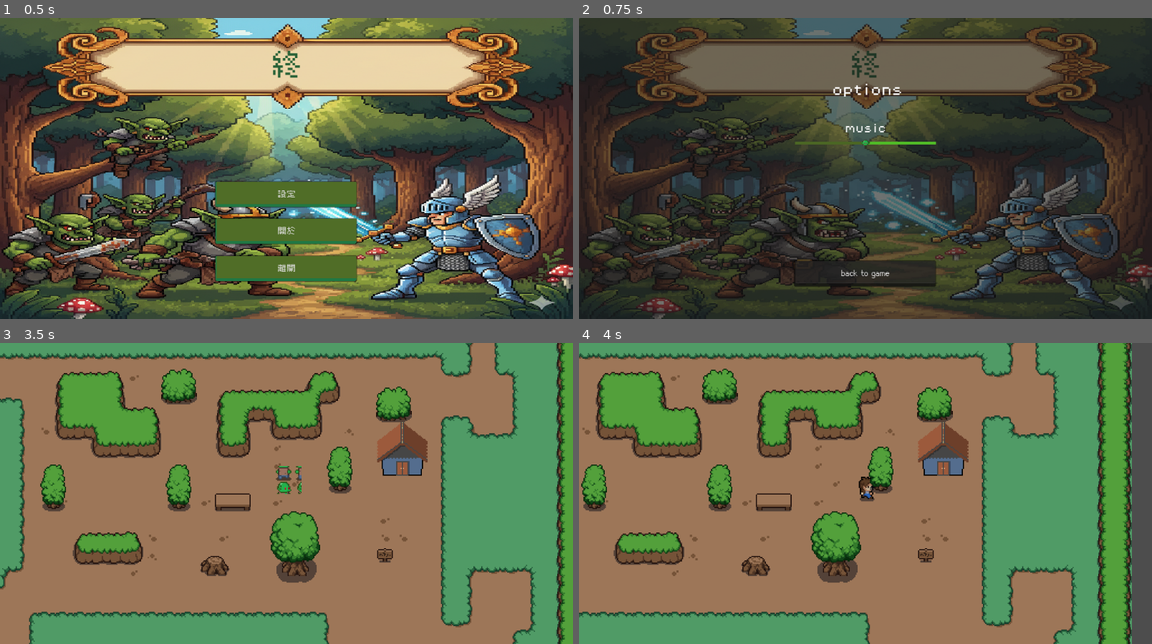
Above: before the commit, frames 1-4 (two rows, left to right).
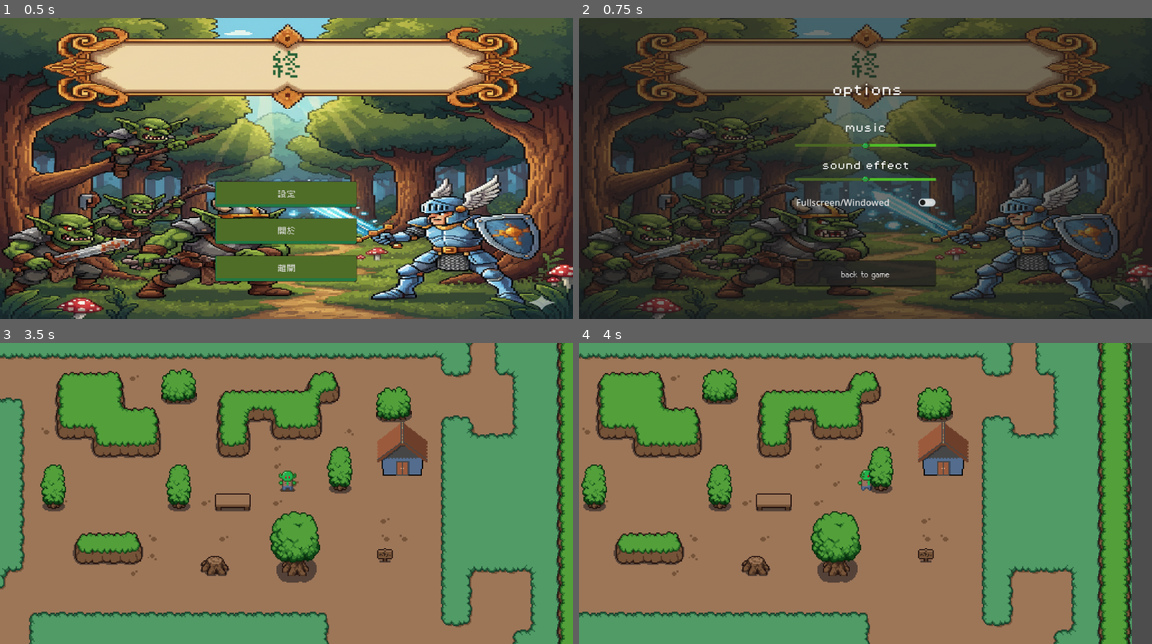
Above: after the commit, the same moments.

Repository: iamkuo/godot_test
Game: Godot game, scene res://scenes/game.tscn
The game is run twice, just before and just after one commit, with the same random seed, the same clock (stepped at 60 frames per second) and the same inputs.
Inputs:
- Up to frame 1 (0.5 s): no input
- Up to frame 2 (0.75 s): click "設定" at 0.5 s
- Up to frame 3 (3.5 s): click "back to game" at 1.25 s; click "開始遊戲" at 2 s; click "開始遊戲" at 2.75 s
- Up to frame 4 (4 s): tap Enter (ui_accept) at 3.5, 3.77, 3.8 s; hold Right (ui_right) from 3.53 s (still down); tap E (interact, bound only after the commit) at 3.6 s

Frame 1 is identical in both runs. In frame 2, 1.1% of the frame differs, in the area x 37-63%, y 34-87%; in frame 3, 0.3%; in frame 4, 0.2%.

Commit message:
更新主畫面及主角動畫素材，更改告示牌開啟方式，修復告示牌介面閃爍bug，製作多告示牌系統中

Diff:
--- a/project.godot
+++ b/project.godot
@@ -60,6 +60,11 @@
 , Object(InputEventKey,"resource_local_to_scene":false,"resource_name":"","device":-1,"window_id":0,"alt_pressed":false …(183 unchanged characters)…
 ]
 }
+interact={
+"deadzone": 0.2,
+"events": [Object(InputEventKey,"resource_local_to_scene":false,"resource_name":"","device":-1,"window_id":0,"alt_pressed":false,"shift_pressed":false,"ctrl_pressed":false,"meta_pressed":false,"pressed":false,"keycode":0,"physical_keycode":69,"key_label":0,"unicode":101,"location":0,"echo":false,"script":null)
+]
+}
 
 [layer_names]
 
--- a/scenes/game.tscn
+++ b/scenes/game.tscn
@@ -208,7 +208,7 @@
 
 [sub_resource type="LabelSettings" id="LabelSettings_400sg"]
 font = ExtResource("2_78awf")
-font_size = 36
+font_size = 48
 
 [node name="Game" type="Node2D"]
 
@@ -236,6 +236,7 @@
 unique_name_in_owner = true
 
 [node name="Dialog" type="Panel" parent="Gui"]
+visible = false
 anchors_preset = -1
 anchor_top = 0.5
 anchor_right = 1.0
@@ -254,7 +255,7 @@
 grow_horizontal = 2
 grow_vertical = 2
 
-[node name="start" type="Label" parent="Gui/Dialog/HBoxContainer"]
+[node name="Start" type="Label" parent="Gui/Dialog/HBoxContainer"]
 layout_mode = 2
 size_flags_vertical = 0
 text = "▶"
@@ -266,10 +267,10 @@
 size_flags_vertical = 1
 text = "Never gonna give you up never gonna let you down"
 label_settings = SubResource("LabelSettings_kiw3p")
-autowrap_mode = 2
+autowrap_mode = 3
 clip_text = true
 
-[node name="Name" type="Label" parent="Gui/Dialog/HBoxContainer"]
+[node name="End" type="Label" parent="Gui/Dialog/HBoxContainer"]
 layout_mode = 2
 size_flags_horizontal = 8
 size_flags_vertical = 8
--- a/scenes/main_menu.tscn
+++ b/scenes/main_menu.tscn
@@ -129,20 +129,12 @@
 font_size = 52
 font_color = Color(0.1528835, 0.3804639, 0.2132208, 1)
 
-[sub_resource type="StyleBoxLine" id="StyleBoxLine_8ln24"]
-color = Color(0.3137255, 0.7294118, 0.15294118, 1)
-thickness = 5
-
-[sub_resource type="StyleBoxLine" id="StyleBoxLine_rtw2f"]
-color = Color(0.29358447, 0.39963317, 0.14063469, 1)
-thickness = 5
-
 [sub_resource type="Theme" id="Theme_l6cm7"]
 
 [sub_resource type="StyleBoxFlat" id="StyleBoxFlat_8ln24"]
 bg_color = Color(0.2159017, 0.21590173, 0.2159017, 0.49803922)
 border_width_left = 2
-border_width_bottom = 5
+border_width_bottom = 2
 border_color = Color(0.096204735, 0.09620475, 0.096204735, 0.5803922)
 corner_radius_top_left = 1
 corner_radius_top_right = 1
@@ -174,7 +166,29 @@
 shadow_color = Color(0.029506557, 0.029506557, 0.029506557, 0.45490196)
 shadow_size = 7
 
-[sub_resource type="StyleBoxEmpty" id="StyleBoxEmpty_ekxnf"]
+[sub_resource type="StyleBoxLine" id="StyleBoxLine_8ln24"]
+color = Color(0.3137255, 0.7294118, 0.15294118, 1)
+thickness = 5
+
+[sub_resource type="StyleBoxLine" id="StyleBoxLine_rtw2f"]
+color = Color(0.29358447, 0.39963317, 0.14063469, 1)
+thickness = 5
+
+[sub_resource type="StyleBoxEmpty" id="StyleBoxEmpty_rtw2f"]
+
+[sub_resource type="StyleBoxEmpty" id="StyleBoxEmpty_oa1go"]
+
+[sub_resource type="DPITexture" id="DPITexture_rtw2f"]
+_source = "<svg xmlns=\"http://www.w3.org/2000/svg\" width=\"32\" height=\"16\"><rect width=\"30\" height=\"14\" x=\"1\" y=\"1\" fill=\"#fff\" fill-opacity=\".37\" rx=\"7\"/><circle cx=\"24\" cy=\"8\" r=\"5\" fill=\"#1a1a1a\" fill-opacity=\".5\"/></svg>
+"
+
+[sub_resource type="DPITexture" id="DPITexture_oa1go"]
+_source = "<svg xmlns=\"http://www.w3.org/2000/svg\" width=\"32\" height=\"16\"><rect width=\"30\" height=\"14\" x=\"1\" y=\"1\" fill=\"#fff\" fill-opacity=\".75\" rx=\"7\"/><circle cx=\"8\" cy=\"8\" r=\"5\" fill=\"#1a1a1a\"/></svg>
+"
+
+[sub_resource type="DPITexture" id="DPITexture_tbmy8"]
+_source = "<svg xmlns=\"http://www.w3.org/2000/svg\" width=\"32\" height=\"16\"><rect width=\"30\" height=\"14\" x=\"1\" y=\"1\" fill=\"#fff\" fill-opacity=\".37\" rx=\"7\"/><circle cx=\"24\" cy=\"8\" r=\"5\" fill=\"#1a1a1a\" fill-opacity=\".5\"/></svg>
+"
 
 [sub_resource type="Theme" id="Theme_rtw2f"]
 
@@ -318,27 +332,6 @@
 grow_horizontal = 2
 grow_vertical = 2
 
-[node name="HSlider" type="HSlider" parent="Panel"]
-custom_minimum_size = Vector2(250, 0)
-layout_mode = 1
-anchors_preset = 8
-anchor_left = 0.5
-anchor_top = 0.5
-anchor_right = 0.5
-anchor_bottom = 0.5
-offset_left = -125.0
-offset_top = -59.0
-offset_right = 125.0
-offset_bottom = -32.0
-grow_horizontal = 2
-grow_vertical = 2
-theme_override_icons/grabber = ExtResource("5_oa1go")
-theme_override_icons/grabber_highlight = ExtResource("5_oa1go")
-theme_override_styles/slider = SubResource("StyleBoxLine_8ln24")
-theme_override_styles/grabber_area = SubResource("StyleBoxLine_rtw2f")
-theme_override_styles/grabber_area_highlight = SubResource("StyleBoxLine_rtw2f")
-value = 50.0
-
 [node name="options22" type="Label" parent="Panel"]
 layout_mode = 1
 anchors_preset = -1
@@ -371,25 +364,83 @@
 theme_override_styles/normal = SubResource("StyleBoxFlat_8ln24")
 theme_override_styles/pressed = SubResource("StyleBoxFlat_tbmy8")
 theme_override_styles/hover = SubResource("StyleBoxFlat_jk1qb")
-theme_override_styles/focus = SubResource("StyleBoxEmpty_ekxnf")
 text = "back to game"
 
-[node name="music sound" type="Label" parent="Panel"]
-layout_mode = 1
-anchors_preset = 8
-anchor_left = 0.5
-anchor_top = 0.5
-anchor_right = 0.5
-anchor_bottom = 0.5
-offset_left = -37.0
-offset_top = -80.0
-offset_right = 37.0
-offset_bottom = -58.0
-grow_horizontal = 2
-grow_vertical = 2
+[node name="textcontain" type="VBoxContainer" parent="Panel"]
+layout_mode = 1
+anchors_preset = -1
+anchor_left = 0.37800002
+anchor_top = 0.344
+anchor_right = 0.62200004
+anchor_bottom = 0.785
+offset_left = -0.072021484
+offset_top = 3.2399902
+offset_right = 0.07196045
+offset_bottom = 0.099975586
+grow_horizontal = 2
+grow_vertical = 2
+theme_override_constants/separation = 50
+
+[node name="music sound" type="Label" parent="Panel/textcontain"]
+layout_mode = 2
 theme_override_fonts/font = ExtResource("5_rtw2f")
 theme_override_font_sizes/font_size = 17
 text = "music"
+horizontal_alignment = 1
+
+[node name="sound effect" type="Label" parent="Panel/textcontain"]
+layout_mode = 2
+theme_override_fonts/font = ExtResource("5_rtw2f")
+text = "sound effect"
+horizontal_alignment = 1
+
+[node name="musicslider" type="HSlider" parent="Panel"]
+custom_minimum_size = Vector2(250, 0)
+layout_mode = 0
+offset_left = 387.0
+offset_top = 224.0
+offset_right = 637.0
+offset_bottom = 234.0
+theme_override_icons/grabber = ExtResource("5_oa1go")
+theme_override_icons/grabber_highlight = ExtResource("5_oa1go")
+theme_override_styles/slider = SubResource("StyleBoxLine_8ln24")
+theme_override_styles/grabber_area = SubResource("StyleBoxLine_rtw2f")
+theme_override_styles/grabber_area_highlight = SubResource("StyleBoxLine_rtw2f")
+value = 50.0
+
+[node name="CheckButton" type="CheckButton" parent="Panel"]
+layout_mode = 0
+offset_left = 388.0
+offset_top = 311.0
+offset_right = 638.0
+offset_bottom = 351.0
+theme_override_styles/normal = SubResource("StyleBoxEmpty_rtw2f")
+theme_override_styles/focus = SubResource("StyleBoxEmpty_oa1go")
+theme_override_icons/checked = SubResource("DPITexture_rtw2f")
+theme_override_icons/unchecked = SubResource("DPITexture_oa1go")
+theme_override_icons/checked_disabled = SubResource("DPITexture_tbmy8")
+text = "Fullscreen/Windowed"
+
+[node name="SNDEFCT" type="HSlider" parent="Panel"]
+custom_minimum_size = Vector2(250, 0)
+layout_mode = 1
+anchors_preset = -1
+anchor_left = 0.37800002
+anchor_top = 0.5
+anchor_right = 0.62200004
+anchor_bottom = 0.56100005
+offset_left = -0.072021484
+offset_top = 6.0
+offset_right = 0.07196045
+offset_bottom = 0.05996704
+grow_horizontal = 2
+grow_vertical = 2
+theme_override_icons/grabber = ExtResource("5_oa1go")
+theme_override_icons/grabber_highlight = ExtResource("5_oa1go")
+theme_override_styles/slider = SubResource("StyleBoxLine_8ln24")
+theme_override_styles/grabber_area = SubResource("StyleBoxLine_rtw2f")
+theme_override_styles/grabber_area_highlight = SubResource("StyleBoxLine_rtw2f")
+value = 50.0
 
 [node name="StartButton2" type="Button" parent="."]
 visible = false
@@ -417,5 +468,7 @@
 script = ExtResource("3_bqqt6")
 
 [connection signal="pressed" from="dabuttons/setting2" to="." method="_on_setting_2_pressed"]
+[connection signal="pressed" from="dabuttons/quit2" to="." method="_on_quit_2_pressed"]
 [connection signal="pressed" from="Panel/back2" to="." method="_on_back_2_pressed"]
+[connection signal="toggled" from="Panel/CheckButton" to="." method="_on_check_button_toggled"]
 [connection signal="pressed" from="StartButton2" to="StartButton2" method="_on_pressed"]
--- a/scenes/main_world.tscn
+++ b/scenes/main_world.tscn
@@ -685,12 +685,14 @@
 scenes/1/scene = ExtResource("6_fatp1")
 
 [sub_resource type="TileSetScenesCollectionSource" id="TileSetScenesCollectionSource_wj2hs"]
-resource_name = "Dialogs"
+resource_name = "Signs"
 scenes/1/scene = ExtResource("7_5irk3")
 
 [sub_resource type="TileSet" id="TileSet_p57ef"]
 physics_layer_0/collision_layer = 8
 physics_layer_0/collision_mask = 0
+custom_data_layer_0/name = "Name"
+custom_data_layer_0/type = 4
 sources/0 = SubResource("TileSetScenesCollectionSource_vtaks")
 sources/1 = SubResource("TileSetScenesCollectionSource_wj2hs")
 
--- a/scenes/player.tscn
+++ b/scenes/player.tscn
@@ -1,96 +1,72 @@
-[gd_scene load_steps=34 format=3 uid="uid://dw83txjhdwws0"]
+[gd_scene load_steps=28 format=3 uid="uid://dw83txjhdwws0"]
 
 [ext_resource type="Script" uid="uid://cduh6xpc3w6ah" path="res://scripts/player.gd" id="1_qhqgy"]
 [ext_resource type="Texture2D" uid="uid://b24okigodf367" path="res://assets/sprites/characters/goblin.png" id="2_dqkch"]
 [ext_resource type="Texture2D" uid="uid://bhx4ykad1gvfo" path="res://assets/sprites/characters/player.png" id="3_qlg0r"]
 
-[sub_resource type="AtlasTexture" id="AtlasTexture_bhx41"]
-atlas = ExtResource("2_dqkch")
-region = Rect2(0, 0, 25, 25)
-
-[sub_resource type="AtlasTexture" id="AtlasTexture_qnb83"]
-atlas = ExtResource("2_dqkch")
-region = Rect2(0, 25, 25, 25)
-
-[sub_resource type="AtlasTexture" id="AtlasTexture_sww3w"]
-atlas = ExtResource("2_dqkch")
-region = Rect2(0, 50, 25, 25)
-
-[sub_resource type="AtlasTexture" id="AtlasTexture_suyxu"]
-atlas = ExtResource("2_dqkch")
-region = Rect2(0, 75, 25, 25)
-
-[sub_resource type="AtlasTexture" id="AtlasTexture_yqjtg"]
-atlas = ExtResource("3_qlg0r")
-region = Rect2(0, 144, 48, 48)
-
-[sub_resource type="AtlasTexture" id="AtlasTexture_lnu2h"]
-atlas = ExtResource("3_qlg0r")
-region = Rect2(48, 144, 48, 48)
-
-[sub_resource type="AtlasTexture" id="AtlasTexture_lbhrr"]
-atlas = ExtResource("3_qlg0r")
-region = Rect2(96, 144, 48, 48)
-
-[sub_resource type="AtlasTexture" id="AtlasTexture_iywne"]
-atlas = ExtResource("3_qlg0r")
-region = Rect2(144, 144, 48, 48)
-
-[sub_resource type="AtlasTexture" id="AtlasTexture_p57ef"]
-atlas = ExtResource("3_qlg0r")
-region = Rect2(192, 144, 48, 48)
-
-[sub_resource type="AtlasTexture" id="AtlasTexture_u5sy4"]
-atlas = ExtResource("3_qlg0r")
-region = Rect2(240, 144, 48, 48)
-
-[sub_resource type="AtlasTexture" id="AtlasTexture_trtic"]
-atlas = ExtResource("3_qlg0r")
-region = Rect2(0, 192, 48, 48)
-
-[sub_resource type="AtlasTexture" id="AtlasTexture_ir15t"]
-atlas = ExtResource("3_qlg0r")
-region = Rect2(48, 192, 48, 48)
-
-[sub_resource type="AtlasTexture" id="AtlasTexture_ca42v"]
-atlas = ExtResource("3_qlg0r")
-region = Rect2(96, 192, 48, 48)
-
-[sub_resource type="AtlasTexture" id="AtlasTexture_rysoc"]
-atlas = ExtResource("3_qlg0r")
-region = Rect2(144, 192, 48, 48)
-
-[sub_resource type="AtlasTexture" id="AtlasTexture_ssvqc"]
-atlas = ExtResource("3_qlg0r")
-region = Rect2(192, 192, 48, 48)
-
-[sub_resource type="AtlasTexture" id="AtlasTexture_264po"]
-atlas = ExtResource("3_qlg0r")
-region = Rect2(240, 192, 48, 48)
-
-[sub_resource type="AtlasTexture" id="AtlasTexture_1kice"]
-atlas = ExtResource("3_qlg0r")
-region = Rect2(0, 240, 48, 48)
-
-[sub_resource type="AtlasTexture" id="AtlasTexture_5newe"]
-atlas = ExtResource("3_qlg0r")
-region = Rect2(48, 240, 48, 48)
-
-[sub_resource type="AtlasTexture" id="AtlasTexture_37s47"]
-atlas = ExtResource("3_qlg0r")
-region = Rect2(96, 240, 48, 48)
-
-[sub_resource type="AtlasTexture" id="AtlasTexture_bt5mj"]
-atlas = ExtResource("3_qlg0r")
-region = Rect2(144, 240, 48, 48)
-
-[sub_resource type="AtlasTexture" id="AtlasTexture_e1j6l"]
-atlas = ExtResource("3_qlg0r")
-region = Rect2(192, 240, 48, 48)
-
-[sub_resource type="AtlasTexture" id="AtlasTexture_pl11u"]
-atlas = ExtResource("3_qlg0r")
-region = Rect2(240, 240, 48, 48)
+[sub_resource type="AtlasTexture" id="AtlasTexture_qhqgy"]
+atlas = ExtResource("2_dqkch")
+region = Rect2(0, 0, 18, 21)
+
+[sub_resource type="AtlasTexture" id="AtlasTexture_dqkch"]
+atlas = ExtResource("2_dqkch")
+region = Rect2(18, 0, 18, 21)
+
+[sub_resource type="AtlasTexture" id="AtlasTexture_qlg0r"]
+atlas = ExtResource("2_dqkch")
+region = Rect2(36, 0, 18, 21)
+
+[sub_resource type="AtlasTexture" id="AtlasTexture_tuyoq"]
+atlas = ExtResource("2_dqkch")
+region = Rect2(54, 0, 18, 21)
+
+[sub_resource type="AtlasTexture" id="AtlasTexture_fjrip"]
+atlas = ExtResource("2_dqkch")
+region = Rect2(0, 21, 18, 21)
+
+[sub_resource type="AtlasTexture" id="AtlasTexture_smehm"]
+atlas = ExtResource("2_dqkch")
+region = Rect2(18, 21, 18, 21)
+
+[sub_resource type="AtlasTexture" id="AtlasTexture_ur7pv"]
+atlas = ExtResource("2_dqkch")
+region = Rect2(36, 21, 18, 21)
+
+[sub_resource type="AtlasTexture" id="AtlasTexture_y4r1p"]
+atlas = ExtResource("2_dqkch")
+region = Rect2(54, 21, 18, 21)
+
+[sub_resource type="AtlasTexture" id="AtlasTexture_d2wvv"]
+atlas = ExtResource("2_dqkch")
+region = Rect2(0, 63, 18, 21)
+
+[sub_resource type="AtlasTexture" id="AtlasTexture_3v2ag"]
+atlas = ExtResource("2_dqkch")
+region = Rect2(18, 63, 18, 21)
+
+[sub_resource type="AtlasTexture" id="AtlasTexture_jej6c"]
+atlas = ExtResource("2_dqkch")
+region = Rect2(36, 63, 18, 21)
+
+[sub_resource type="AtlasTexture" id="AtlasTexture_f1ej7"]
+atlas = ExtResource("2_dqkch")
+region = Rect2(54, 63, 18, 21)
+
+[sub_resource type="AtlasTexture" id="AtlasTexture_oprun"]
+atlas = ExtResource("2_dqkch")
+region = Rect2(0, 42, 18, 21)
+
+[sub_resource type="AtlasTexture" id="AtlasTexture_a8ls1"]
+atlas = ExtResource("2_dqkch")
+region = Rect2(18, 42, 18, 21)
+
+[sub_resource type="AtlasTexture" id="AtlasTexture_qfm1y"]
+atlas = ExtResource("2_dqkch")
+region = Rect2(36, 42, 18, 21)
+
+[sub_resource type="AtlasTexture" id="AtlasTexture_fulsm"]
+atlas = ExtResource("2_dqkch")
+region = Rect2(54, 42, 18, 21)
 
 [sub_resource type="AtlasTexture" id="AtlasTexture_gee14"]
 atlas = ExtResource("3_qlg0r")
@@ -120,89 +96,71 @@
 animations = [{
 "frames": [{
 "duration": 1.0,
-"texture": SubResource("AtlasTexture_bhx41")
-}, {
-"duration": 1.0,
-"texture": SubResource("AtlasTexture_qnb83")
-}, {
-"duration": 1.0,
-"texture": SubResource("AtlasTexture_sww3w")
-}, {
-"duration": 1.0,
-"texture": SubResource("AtlasTexture_suyxu")
+"texture": SubResource("AtlasTexture_qhqgy")
+}, {
+"duration": 1.0,
+"texture": SubResource("AtlasTexture_dqkch")
+}, {
+"duration": 1.0,
+"texture": SubResource("AtlasTexture_qlg0r")
+}, {
+"duration": 1.0,
+"texture": SubResource("AtlasTexture_tuyoq")
 }],
 "loop": true,
 "name": &"idle_down",
-"speed": 5.0
-}, {
-"frames": [{
-"duration": 1.0,
-"texture": SubResource("AtlasTexture_yqjtg")
-}, {
-"duration": 1.0,
-"texture": SubResource("AtlasTexture_lnu2h")
-}, {
-"duration": 1.0,
-"texture": SubResource("AtlasTexture_lbhrr")
-}, {
-"duration": 1.0,
-"texture": SubResource("AtlasTexture_iywne")
-}, {
-"duration": 1.0,
-"texture": SubResource("AtlasTexture_p57ef")
-}, {
-"duration": 1.0,
-"texture": SubResource("AtlasTexture_u5sy4")
+"speed": 3.0
+}, {
+"frames": [{
+"duration": 1.0,
+"texture": SubResource("AtlasTexture_fjrip")
+}, {
+"duration": 1.0,
+"texture": SubResource("AtlasTexture_smehm")
+}, {
+"duration": 1.0,
+"texture": SubResource("AtlasTexture_ur7pv")
+}, {
+"duration": 1.0,
+"texture": SubResource("AtlasTexture_y4r1p")
 }],
 "loop": true,
 "name": &"walk_down",
-"speed": 10.0
-}, {
-"frames": [{
-"duration": 1.0,
-"texture": SubResource("AtlasTexture_trtic")
-}, {
-"duration": 1.0,
-"texture": SubResource("AtlasTexture_ir15t")
-}, {
-"duration": 1.0,
-"texture": SubResource("AtlasTexture_ca42v")
-}, {
-"duration": 1.0,
-"texture": SubResource("AtlasTexture_rysoc")
-}, {
-"duration": 1.0,
-"texture": SubResource("AtlasTexture_ssvqc")
-}, {
-"duration": 1.0,
-"texture": SubResource("AtlasTexture_264po")
+"speed": 8.0
+}, {
+"frames": [{
+"duration": 1.0,
+"texture": SubResource("AtlasTexture_d2wvv")
+}, {
+"duration": 1.0,
+"texture": SubResource("AtlasTexture_3v2ag")
+}, {
+"duration": 1.0,
+"texture": SubResource("AtlasTexture_jej6c")
+}, {
+"duration": 1.0,
+"texture": SubResource("AtlasTexture_f1ej7")
 }],
 "loop": true,
 "name": &"walk_right",
-"speed": 10.0
-}, {
-"frames": [{
-"duration": 1.0,
-"texture": SubResource("AtlasTexture_1kice")
-}, {
-"duration": 1.0,
-"texture": SubResource("AtlasTexture_5newe")
-}, {
-"duration": 1.0,
-"texture": SubResource("AtlasTexture_37s47")
-}, {
-"duration": 1.0,
-"texture": SubResource("AtlasTexture_bt5mj")
-}, {
-"duration": 1.0,
-"texture": SubResource("AtlasTexture_e1j6l")
-}, {
-"duration": 1.0,
-"texture": SubResource("AtlasTexture_pl11u")
+"speed": 8.0
+}, {
+"frames": [{
+"duration": 1.0,
+"texture": SubResource("AtlasTexture_oprun")
+}, {
+"duration": 1.0,
+"texture": SubResource("AtlasTexture_a8ls1")
+}, {
+"duration": 1.0,
+"texture": SubResource("AtlasTexture_qfm1y")
+}, {
+"duration": 1.0,
+"texture": SubResource("AtlasTexture_fulsm")
 }],
 "loop": true,
 "name": &"walk_up",
-"speed": 10.0
+"speed": 8.0
 }, {
 "frames": [{
 "duration": 1.0,
@@ -241,8 +199,8 @@
 [node name="AnimatedSprite2D" type="AnimatedSprite2D" parent="."]
 position = Vector2(1, -12)
 sprite_frames = SubResource("SpriteFrames_bhx41")
-animation = &"idle_down"
-frame_progress = 0.614828
+animation = &"walk_up"
+frame_progress = 0.62329745
 
 [node name="CollisionShape2D" type="CollisionShape2D" parent="."]
 position = Vector2(0, -8)
--- a/scenes/sign.tscn
+++ b/scenes/sign.tscn
@@ -12,6 +12,7 @@
 
 [node name="Sign" type="Node2D"]
 script = ExtResource("1_kd50q")
+sign_texts = Array[String](["never gonna give you up", "never gonna let you down"])
 
 [node name="Sprite2D" type="Sprite2D" parent="."]
 texture = SubResource("AtlasTexture_kd50q")
@@ -21,4 +22,5 @@
 [node name="CollisionShape2D" type="CollisionShape2D" parent="Area2D"]
 shape = SubResource("RectangleShape2D_8yyji")
 
-[connection signal="body_entered" from="Area2D" to="." method="_on_area_2d_body_entered"]
+[connection signal="body_entered" from="Area2D" to="." method="_on_body_entered"]
+[connection signal="body_exited" from="Area2D" to="." method="_on_body_exited"]
--- a/scripts/gui_manager.gd
+++ b/scripts/gui_manager.gd
@@ -1,22 +1,68 @@
 extends Node
 
-@export var show_speed : float = 0.05  # 每個字元顯示的秒數
+@export var show_speed : float = 0.02  # 每個字元顯示的秒數
+@onready var dialog = get_node("/root/Game/Gui/Dialog")
+@onready var text_start = dialog.get_node("HBoxContainer/Start")
+@onready var text_label = dialog.get_node("HBoxContainer/Label")
+@onready var text_end = dialog.get_node("HBoxContainer/End")
+var show_text_tween : Tween
+enum dialog_state {
+	READY,
+	READING,
+	FINISHED
+}
 
-@onready var dialog = get_node("/root/Game/Gui/Dialog")
-@onready var text_label = dialog.get_node("HBoxContainer/Label")
-var show_text_tween : Tween
+var current_state = dialog_state.READY
+var text_queue = []
 
 func _ready() -> void:
+	hide_text()
+
+func _process(delta: float) -> void:
+	match current_state:
+		dialog_state.READY:
+			if !text_queue.is_empty(): show_text()
+		dialog_state.READING:
+			if Input.is_action_just_pressed("ui_accept"):
+				show_text_tween.finished.emit()
+				show_text_tween.kill()
+				text_label.visible_ratio = 1
+		dialog_state.FINISHED:
+			if Input.is_action_just_pressed("ui_accept"):
+				if !text_queue.is_empty():
+					show_text()
+				else:
+					hide_text()
+					dialog_change_state(dialog_state.READY)
+
+func queue_text(next_text:String):
+	text_queue.push_back(next_text)
+
+func hide_text():
+	text_label.text = ""
+	text_end.text = ""
 	dialog.hide()
 
-func show_text(text: String):
+func show_text():
+	dialog_change_state(dialog_state.READING)
+	var next_text = text_queue.pop_front()
+	text_label.text = next_text
+	text_end.text = ""
+	text_label.visible_ratio = 0
 	dialog.show()
+	if show_text_tween: show_text_tween.kill()
+	show_text_tween = create_tween()
+	show_text_tween.tween_property(text_label, "visible_ratio", 1.0, show_speed * len(next_text))
+	await show_text_tween.finished
+	text_end.text = "v"
+	dialog_change_state(dialog_state.FINISHED)
 
-	text_label.text = text
-	text_label.visible_ratio = 0
-
-	if show_text_tween:
-		show_text_tween.kill()
-
-	show_text_tween = create_tween()
-	show_text_tween.tween_property(text_label, "visible_ratio", 1.0, show_speed * len(text))
+func dialog_change_state(next_state):
+	current_state = next_state
+	match current_state:
+		dialog_state.READY:
+			print("state change to ready")
+		dialog_state.READING:
+			print("state change to reading")
+		dialog_state.FINISHED:
+			print("state change to finished")
--- a/scripts/scene_manager.gd
+++ b/scripts/scene_manager.gd
@@ -11,7 +11,6 @@
 		current_scene = scene_container.get_child(0)
 
 func switch_scene(name: String, transition_type: String):
-	print("switching scene")
 	call_deferred("_deferred_switch_scene", name, transition_type)
 
 func _deferred_switch_scene(name: String, transition_type: String):
@@ -24,4 +23,3 @@
 	scene_container.add_child(current_scene)  # 添加到固定容器
 	animation_player.play("%s_out" % transition_type)
 	transition_rect.mouse_filter = Control.MOUSE_FILTER_IGNORE
-	print("scene switched")
--- a/scripts/sign.gd
+++ b/scripts/sign.gd
@@ -1,4 +1,20 @@
 extends Node2D
 
-func _on_area_2d_body_entered(body: Node2D) -> void:
-	GuiManager.show_text("never gonna give you up")
+@export_multiline var sign_texts : Array[String]
+
+var player_in_range : bool = false
+
+func _process(delta: float) -> void:
+	if player_in_range and Input.is_action_just_pressed("interact"):
+		if GuiManager.current_state == GuiManager.dialog_state.READY:
+			show_sign_texts()
+
+func _on_body_entered(body: Node2D) -> void:
+	player_in_range = true
+
+func _on_body_exited(body: Node2D) -> void:
+	player_in_range = false
+
+func show_sign_texts() -> void:
+	for text in sign_texts:
+		GuiManager.queue_text(text)
--- a/scripts/tp_point.gd
+++ b/scripts/tp_point.gd
@@ -1,9 +1,4 @@
 extends Area2D
 
-func _init() -> void:
-	pass
-	#print("hehe boi")
-
 func _on_area_2d_body_entered(body: Node2D) -> void:
-	print("player detected")
 	SceneManager.switch_scene("test_area","fade")
Not shown: 1 places in scenes/main_menu.tscn that only renumber resources
